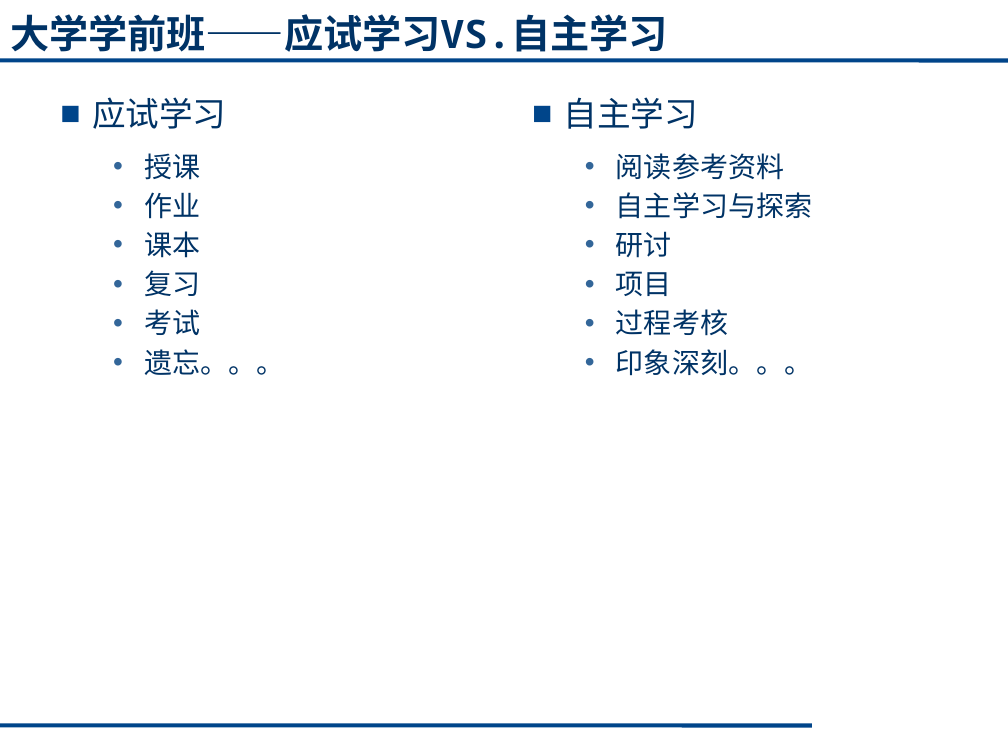
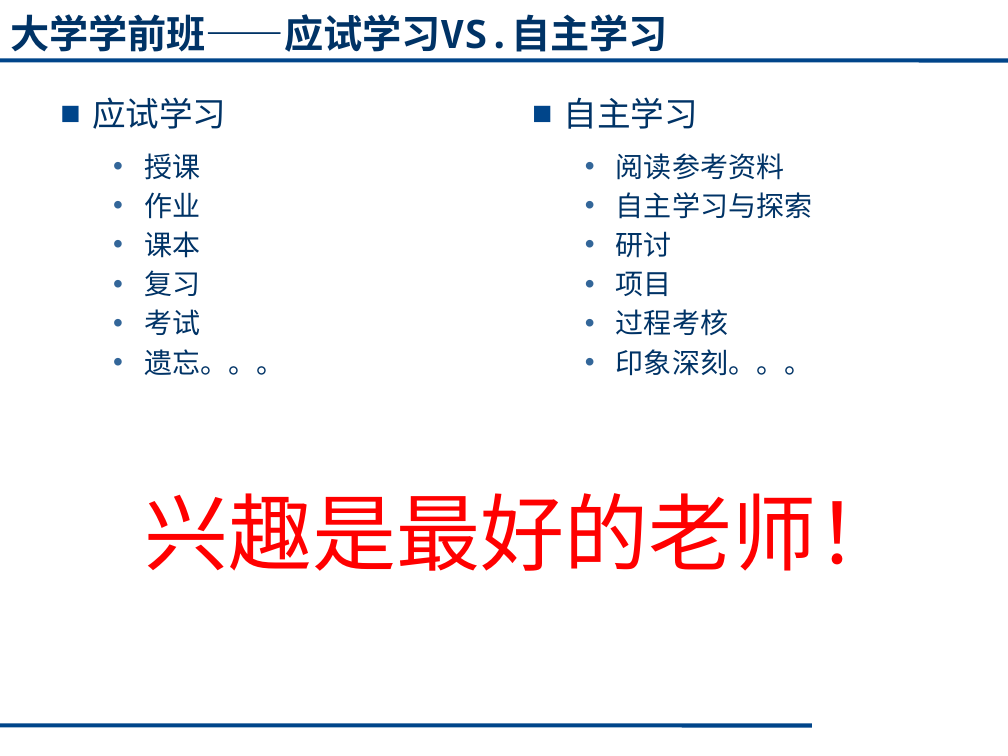
Before and after one commit to cugwhp/OOPCPP, a slide deck: slide 12 of 02. PPT/Fall/C++_绪论1.pptx (slide 14 before the commit). Drawn at 1008x756 pixels with LibreOffice and Linux fonts; fonts in the diff are those of the drawing. Boxes give left, top, right and bottom in pixels: in the first picture for what was removed or moved away, otherwise in the second. Text is boxed around its words. In the diff, an @@ line names an element or a change of style, - is before the commit and + after.

```diff
--- a/02. PPT/Fall/C++_绪论1.pptx
+++ b/02. PPT/Fall/C++_绪论1.pptx
@@ text added at box(144, 493, 900, 571), 60 pt, text #FF0000 @@
+兴趣是最好的老师！
```
Also in this commit, not shown: 8 other slides changed, 2 slides added, 3 slides removed, 1 other file.
